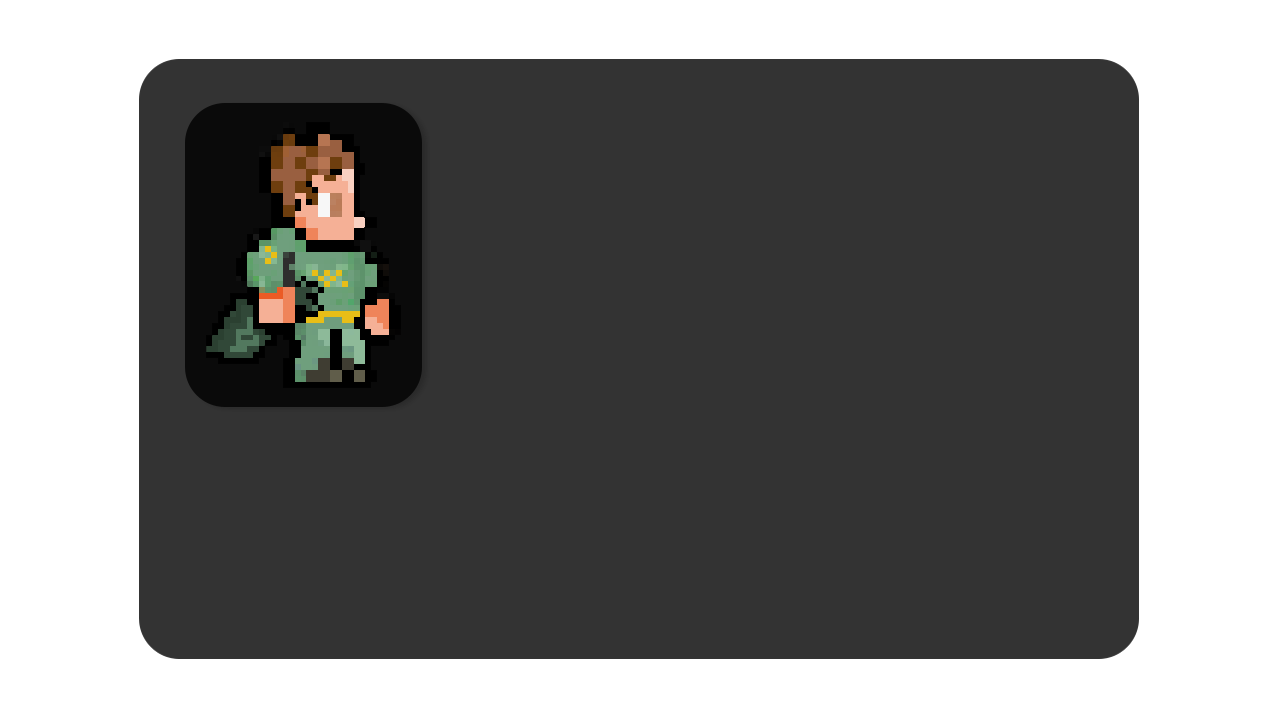
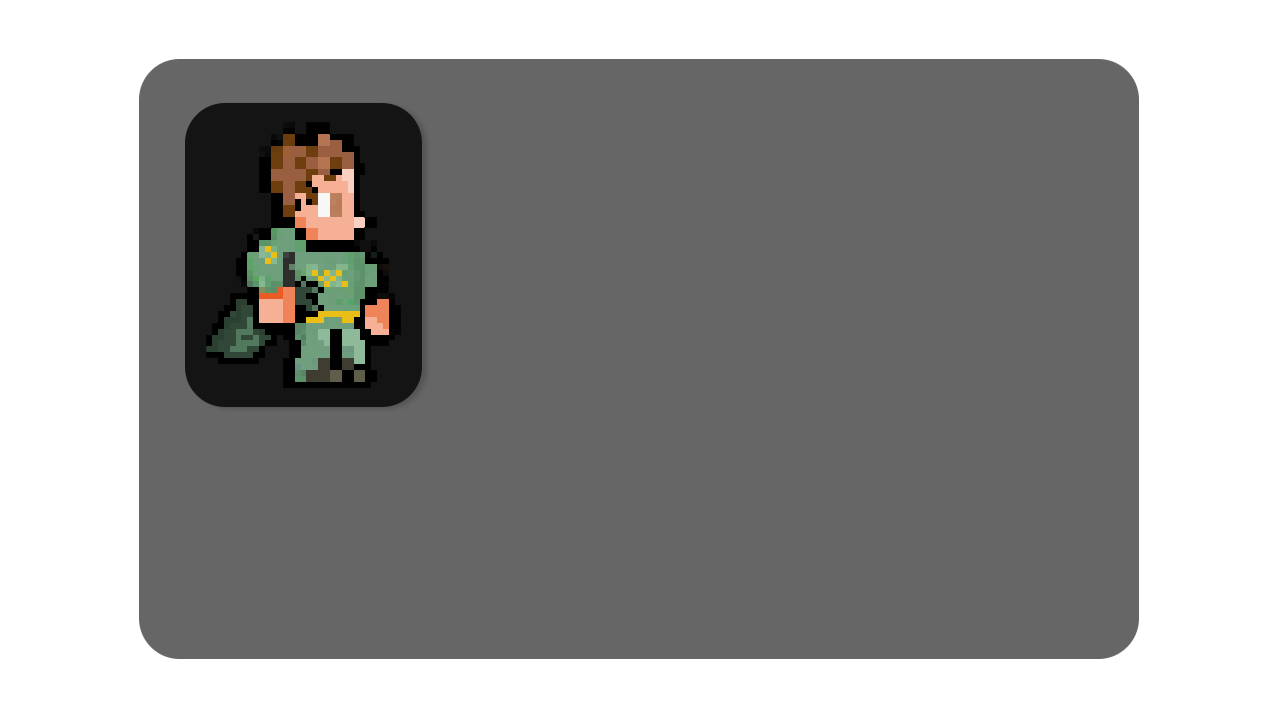
Layered file, before and after one edit (1280 × 720). Changes by layer:
"BG": opacity 80% → 60% over 139, 59, 1139, 659
